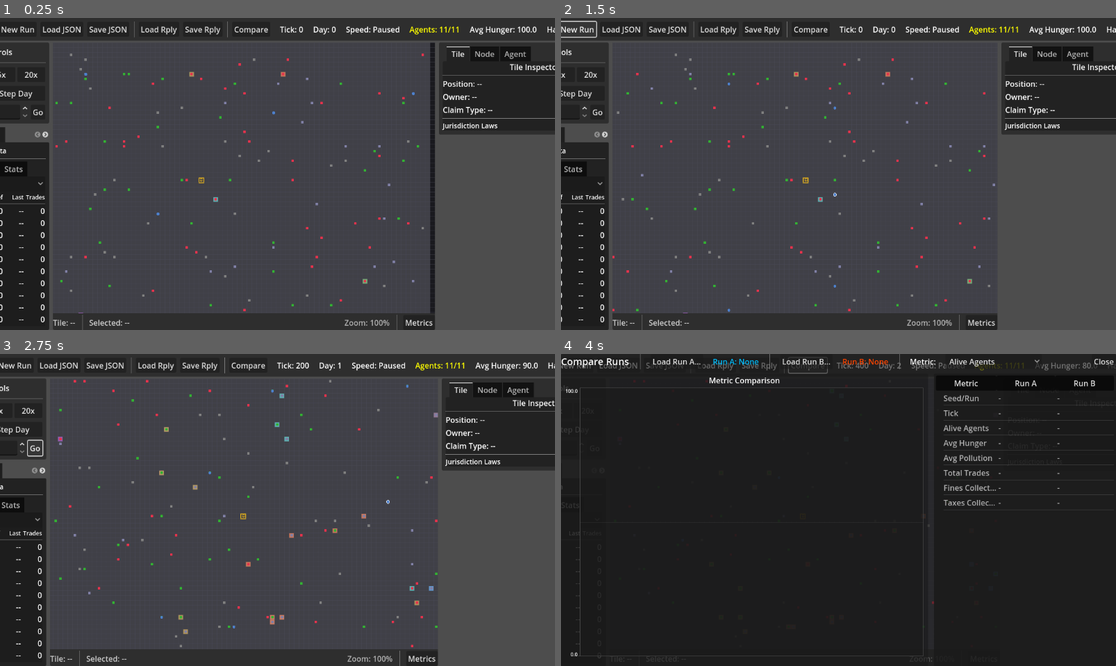
Above: before the commit, frames 1-4 (two rows, left to right).
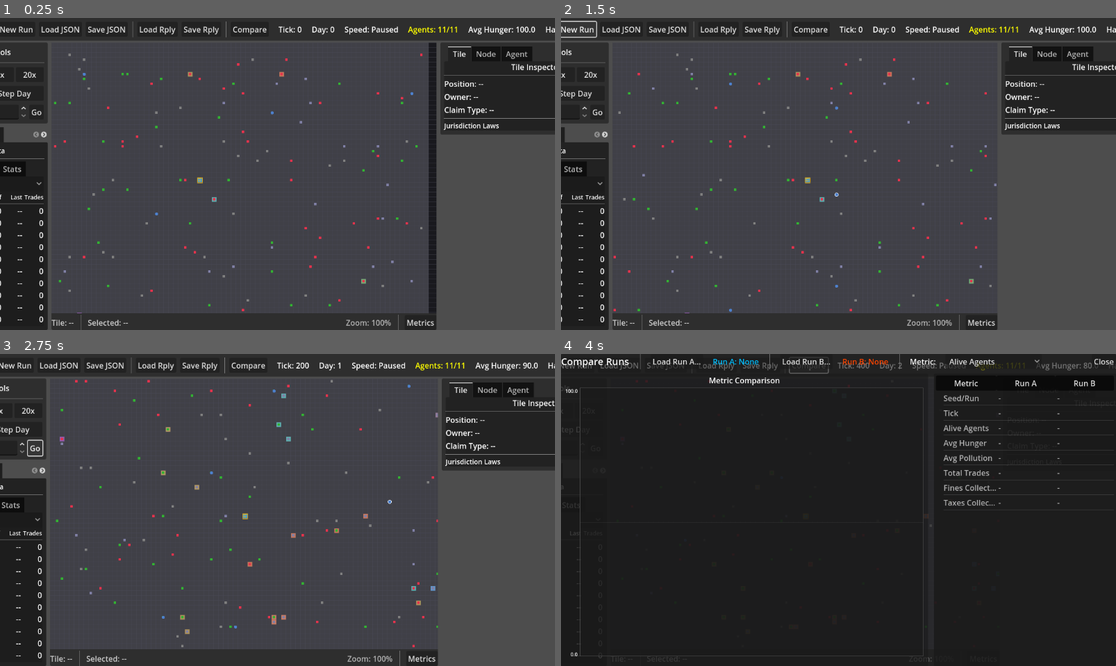
Above: after the commit, the same moments.

Repository: dfrer/societies
Game: Godot game, scene res://viz/visualizer_main.tscn
The game is run twice, just before and just after one commit, with the same random seed, the same clock (stepped at 60 frames per second) and the same inputs.
Inputs:
- Up to frame 1 (0.25 s): no input
- Up to frame 2 (1.5 s): click "New Run" at 0.5 s; click "New Run" at 1.25 s
- Up to frame 3 (2.75 s): click "Go" at 2 s
- Up to frame 4 (4 s): click "Go" at 2.75 s; click "Compare" at 3.5 s

The runs differ from the first frame. In frame 1, 4.3% of the frame differs, in the area x 0-100%, y 1-100%; in frame 2, 0.7%; in frame 3, 0.8%; in frame 4, 0.6%.
Error after the commit: Trying to assign a value of type "PackedStringArray" to a variable of type "Array[String]". (res://sim/claims_system.gd:57)

Commit message:
Fix claims system type annotations

Diff:
--- /dev/null
+++ b/sim/claims_system.gd
@@ -0,0 +1,90 @@
+## ClaimsSystem - expands organization claims and assigns zoning
+class_name ClaimsSystem
+extends ISimSystem
+
+func tick(sim: RefCounted, state: SimState) -> void:
+	pass
+
+func tick_daily(sim: RefCounted, state: SimState) -> void:
+	if state.organizations.is_empty():
+		return
+	for organization in state.organizations:
+		_expand_claims_for_organization(organization, state)
+
+func _expand_claims_for_organization(organization: Organization, state: SimState) -> void:
+	var owner_id := organization.get_owner_id()
+	_ensure_town_center_claimed(organization, state, owner_id)
+
+	var claims_per_day := state.get_tuning_int("organization_claims_per_day", 4)
+	var max_radius := state.get_tuning_int("organization_claim_radius", 12)
+	if claims_per_day <= 0:
+		return
+
+	var claims: Array = state.world.get_claims_by_owner().get(owner_id, [])
+	if claims.is_empty():
+		return
+
+	var claimed_lookup: Dictionary = {}
+	for claim in claims:
+		claimed_lookup[_key(claim.x, claim.y)] = true
+
+	for i in range(claims_per_day):
+		var candidate := _find_next_claim_tile(organization, state, claimed_lookup, max_radius)
+		if candidate == Vector2i(-1, -1):
+			return
+		state.world.set_claim_owner(candidate.x, candidate.y, owner_id)
+		var dist := absi(candidate.x - organization.town_center.x) + absi(candidate.y - organization.town_center.y)
+		state.world.set_zone_tag(candidate.x, candidate.y, organization.get_zone_for_distance(dist))
+		claimed_lookup[_key(candidate.x, candidate.y)] = true
+
+		state.log_event("organization_tile_claimed", {
+			"organization_id": organization.id,
+			"pos": [candidate.x, candidate.y]
+		})
+
+func _ensure_town_center_claimed(organization: Organization, state: SimState, owner_id: int) -> void:
+	var center := organization.town_center
+	if not state.world.is_valid(center.x, center.y):
+		return
+	if state.world.get_claim_owner(center.x, center.y) != 0:
+		return
+	state.world.set_claim_owner(center.x, center.y, owner_id)
+	state.world.set_zone_tag(center.x, center.y, "town_center")
+
+func _find_next_claim_tile(organization: Organization, state: SimState, claimed_lookup: Dictionary, max_radius: int) -> Vector2i:
+	var candidates: Dictionary = {}
+	for key in claimed_lookup.keys():
+		var parts: Array[String] = str(key).split(",")
+		var x := int(parts[0])
+		var y := int(parts[1])
+		for offset in [Vector2i(1, 0), Vector2i(-1, 0), Vector2i(0, 1), Vector2i(0, -1)]:
+			var nx: int = x + offset.x
+			var ny: int = y + offset.y
+			if not state.world.is_valid(nx, ny):
+				continue
+			if state.world.is_claimed(nx, ny):
+				continue
+			var dist := absi(nx - organization.town_center.x) + absi(ny - organization.town_center.y)
+			if dist > max_radius:
+				continue
+			var candidate_key := _key(nx, ny)
+			if candidates.has(candidate_key):
+				continue
+			candidates[candidate_key] = {"x": nx, "y": ny, "dist": dist}
+
+	if candidates.is_empty():
+		return Vector2i(-1, -1)
+
+	var ordered: Array = candidates.values()
+	ordered.sort_custom(func(a, b):
+		if a["dist"] == b["dist"]:
+			if a["x"] == b["x"]:
+				return a["y"] < b["y"]
+			return a["x"] < b["x"]
+		return a["dist"] < b["dist"]
+	)
+	var best: Dictionary = ordered[0]
+	return Vector2i(int(best["x"]), int(best["y"]))
+
+func _key(x: int, y: int) -> String:
+	return "%d,%d" % [x, y]
--- a/sim/communal_projects_system.gd
+++ b/sim/communal_projects_system.gd
@@ -18,7 +18,9 @@
 	"farm": {"Planks": 10, "Berries": 5},
 	"road": {"Planks": 8},
 	"wall": {"Planks": 12, "MetalIngot": 2},
-	"town_hall": {"Planks": 30, "MetalIngot": 10}
+	"town_hall": {"Planks": 30, "MetalIngot": 10},
+	"stockpile": {"Planks": 12, "Stone": 6},
+	"shelter": {"Planks": 20, "Stone": 10}
 }
 
 func _init() -> void:
@@ -126,6 +128,10 @@
 			workshop.built_by = project.initiator_id
 			workshop.build_start_tick = project.started_tick
 			workshop.build_ticks_remaining = 0  # Already built
+			var org := state.get_organization(project.faction_id)
+			if org:
+				workshop.owner_id = org.get_owner_id()
+				workshop.access_policy = "public"
 			world.add_workshop(workshop)
 
 		"farm":
@@ -144,6 +150,24 @@
 		"wall":
 			# Walls could provide defense (not implemented yet)
 			pass
+
+		"stockpile":
+			var org := state.get_organization(project.faction_id)
+			var owner_id := 0
+			if org:
+				owner_id = org.get_owner_id()
+			var capacity := state.get_tuning_int("stockpile_capacity", 150)
+			var structure := state.structures.add_stockpile(project.pos_x, project.pos_y, owner_id, capacity)
+			if org:
+				org.add_stockpile_access(structure.id)
+
+		"shelter":
+			var org := state.get_organization(project.faction_id)
+			var owner_id := 0
+			if org:
+				owner_id = org.get_owner_id()
+			var capacity := state.get_tuning_int("shelter_capacity", 4)
+			state.structures.add_shelter(project.pos_x, project.pos_y, owner_id, capacity)
 
 		"town_hall":
 			# Mark the faction home position with the town hall
@@ -177,6 +201,10 @@
 			return maxi(1, int(tuning.get("project_build_ticks_wall", default_ticks)))
 		"town_hall":
 			return maxi(1, int(tuning.get("project_build_ticks_town_hall", default_ticks)))
+		"stockpile":
+			return maxi(1, int(tuning.get("project_build_ticks_stockpile", default_ticks)))
+		"shelter":
+			return maxi(1, int(tuning.get("project_build_ticks_shelter", default_ticks)))
 	return default_ticks
 
 ## Get a project by ID
--- /dev/null
+++ b/sim/organizations.gd
@@ -0,0 +1,187 @@
+## Organization - shared planning entity for settlement-scale decisions
+class_name Organization
+extends RefCounted
+
+var id: int = 0
+var name: String = ""
+var members: Array = [] # Array[int]
+var stockpile_ids: Array = [] # Array[int]
+var treasury: int = 0
+var town_center: Vector2i = Vector2i.ZERO
+
+var zoning_radii: Dictionary = {
+	"town_center": 0,
+	"shelter": 3,
+	"stockpile": 5,
+	"workshop": 7,
+	"residential": 10
+}
+
+func _init() -> void:
+	members = []
+	stockpile_ids = []
+
+func init_organization(org_id: int, org_name: String, center: Vector2i, seed_treasury: int) -> void:
+	id = org_id
+	name = org_name
+	town_center = center
+	treasury = seed_treasury
+
+func add_member(agent_id: int) -> void:
+	if agent_id in members:
+		return
+	members.append(agent_id)
+	members.sort()
+
+func remove_member(agent_id: int) -> void:
+	var idx := members.find(agent_id)
+	if idx >= 0:
+		members.remove_at(idx)
+
+func has_member(agent_id: int) -> bool:
+	return agent_id in members
+
+func add_stockpile_access(structure_id: int) -> void:
+	if structure_id in stockpile_ids:
+		return
+	stockpile_ids.append(structure_id)
+	stockpile_ids.sort()
+
+func get_owner_id() -> int:
+	return World.organization_owner_id(id)
+
+func get_zone_for_distance(distance: int) -> String:
+	if distance <= zoning_radii.get("town_center", 0):
+		return "town_center"
+	if distance <= zoning_radii.get("shelter", 3):
+		return "shelter"
+	if distance <= zoning_radii.get("stockpile", 5):
+		return "stockpile"
+	if distance <= zoning_radii.get("workshop", 7):
+		return "workshop"
+	return "residential"
+
+func plan_daily(state: SimState) -> void:
+	if members.is_empty():
+		return
+	var members_per_stockpile := state.get_tuning_int("organization_stockpile_members_per", 6)
+	var members_per_workshop := state.get_tuning_int("organization_workshop_members_per", 10)
+	var members_per_shelter := state.get_tuning_int("organization_shelter_members_per", 4)
+	var stockpile_target := maxi(1, int(ceil(float(members.size()) / float(members_per_stockpile))))
+	var workshop_target := maxi(1, int(ceil(float(members.size()) / float(members_per_workshop))))
+	var shelter_target := maxi(1, int(ceil(float(members.size()) / float(members_per_shelter))))
+
+	var owner_id := get_owner_id()
+	var stockpile_count := _count_structures_of_type(state, StructureState.TYPE_STOCKPILE, owner_id)
+	var shelter_count := _count_structures_of_type(state, StructureState.TYPE_SHELTER, owner_id)
+	var workshop_count := _count_workshops(state, owner_id)
+
+	var stockpile_projects := _count_active_projects(state, "stockpile")
+	var workshop_projects := _count_active_projects(state, "workshop")
+	var shelter_projects := _count_active_projects(state, "shelter")
+
+	if stockpile_count + stockpile_projects < stockpile_target:
+		_spawn_project(state, "stockpile", "stockpile")
+	if workshop_count + workshop_projects < workshop_target:
+		_spawn_project(state, "workshop", "workshop")
+	if shelter_count + shelter_projects < shelter_target:
+		_spawn_project(state, "shelter", "shelter")
+
+func _count_structures_of_type(state: SimState, structure_type: String, owner_id: int) -> int:
+	var count := 0
+	for structure in state.structures.structures:
+		if structure.structure_type == structure_type and structure.owner_id == owner_id:
+			count += 1
+	return count
+
+func _count_workshops(state: SimState, owner_id: int) -> int:
+	var count := 0
+	for workshop in state.world.workshops:
+		if workshop.owner_id == owner_id:
+			count += 1
+	return count
+
+func _count_active_projects(state: SimState, project_type: String) -> int:
+	var count := 0
+	for project in state.communal_projects.projects:
+		if project.project_type != project_type:
+			continue
+		if project.faction_id != id:
+			continue
+		if project.is_active():
+			count += 1
+	return count
+
+func _spawn_project(state: SimState, project_type: String, zone_tag: String) -> void:
+	var site := _find_zoned_site(state, zone_tag)
+	if site == Vector2i(-1, -1):
+		return
+	state.communal_projects.start_project(id, project_type, site.x, site.y, 0, state.tick, state)
+	state.log_event("organization_project_planned", {
+		"organization_id": id,
+		"project_type": project_type,
+		"pos": [site.x, site.y]
+	})
+
+func _find_zoned_site(state: SimState, zone_tag: String) -> Vector2i:
+	var claims: Array = state.world.get_claims_by_owner().get(get_owner_id(), [])
+	if claims.is_empty():
+		return Vector2i(-1, -1)
+	var candidates := []
+	for pos in claims:
+		if state.world.get_zone_tag(pos.x, pos.y) != zone_tag:
+			continue
+		if _is_tile_occupied(state, pos.x, pos.y):
+			continue
+		var dist := absi(pos.x - town_center.x) + absi(pos.y - town_center.y)
+		candidates.append({"x": pos.x, "y": pos.y, "dist": dist})
+	if candidates.is_empty():
+		return Vector2i(-1, -1)
+	candidates.sort_custom(func(a, b):
+		if a["dist"] == b["dist"]:
+			if a["x"] == b["x"]:
+				return a["y"] < b["y"]
+			return a["x"] < b["x"]
+		return a["dist"] < b["dist"]
+	)
+	var best: Dictionary = candidates[0]
+	return Vector2i(int(best["x"]), int(best["y"]))
+
+func _is_tile_occupied(state: SimState, x: int, y: int) -> bool:
+	for structure in state.structures.structures:
+		if structure.pos_x == x and structure.pos_y == y:
+			return true
+	for workshop in state.world.workshops:
+		if workshop.pos_x == x and workshop.pos_y == y:
+			return true
+	for project in state.communal_projects.projects:
+		if project.is_active() and project.pos_x == x and project.pos_y == y:
+			return true
+	return false
+
+func to_dict() -> Dictionary:
+	return {
+		"id": id,
+		"name": name,
+		"members": members.duplicate(),
+		"stockpile_ids": stockpile_ids.duplicate(),
+		"treasury": treasury,
+		"town_center_x": town_center.x,
+		"town_center_y": town_center.y,
+		"zoning_radii": zoning_radii.duplicate(true)
+	}
+
+static func from_dict(d: Dictionary) -> Organization:
+	var org := Organization.new()
+	org.id = int(d.get("id", 0))
+	org.name = d.get("name", "")
+	org.members = []
+	for member_id in d.get("members", []):
+		org.members.append(int(member_id))
+	org.stockpile_ids = []
+	for structure_id in d.get("stockpile_ids", []):
+		org.stockpile_ids.append(int(structure_id))
+	org.treasury = int(d.get("treasury", 0))
+	org.town_center = Vector2i(int(d.get("town_center_x", 0)), int(d.get("town_center_y", 0)))
+	org.zoning_radii = d.get("zoning_radii", org.zoning_radii).duplicate(true)
+	return org
--- a/sim/sim.gd
+++ b/sim/sim.gd
@@ -14,6 +14,8 @@
 	pipeline = SimPipeline.new()
 	pipeline.add_system(EnvironmentSystem.new())
 	pipeline.add_system(EconomySystem.new())
+	pipeline.add_system(ClaimsSystem.new())
+	pipeline.add_system(OrganizationsSystem.new())
 	pipeline.add_system(JobBoardSystem.new())
 	pipeline.add_system(GovernanceSystem.new())
 	pipeline.add_system(MetricsSystem.new())
@@ -60,6 +62,8 @@
 		var role := "crafter" if roll < crafter_ratio else "gatherer"
 		var npc := _create_agent(false, role)
 		state.add_agent(npc)
+
+	_init_organization()
 
 	# Claim some tiles for early agents (for testing enforcement)
 	_claim_starting_tiles()
@@ -222,6 +226,18 @@
 					agent_laws.init_from_tuning(state.tuning)
 					state.laws_by_owner[agent.id] = agent_laws
 				break
+
+func _init_organization() -> void:
+	var center := Vector2i(state.get_tuning_int("market_pos_x", 0), state.get_tuning_int("market_pos_y", 0))
+	var org := Organization.new()
+	org.init_organization(state.next_organization_id, "Settlement", center, state.get_tuning_int("organization_starting_treasury", 200))
+	state.next_organization_id += 1
+	for agent in state.agents:
+		org.add_member(agent.id)
+	state.organizations.append(org)
+	if state.world.is_valid(center.x, center.y) and state.world.get_claim_owner(center.x, center.y) == 0:
+		state.world.set_claim_owner(center.x, center.y, org.get_owner_id())
+		state.world.set_zone_tag(center.x, center.y, "town_center")
 
 ## Run simulation for n ticks
 func step(n: int = 1) -> void:
--- a/sim/sim_state.gd
+++ b/sim/sim_state.gd
@@ -19,6 +19,7 @@
 var laws_by_owner: Dictionary = {}  # owner_id -> Laws
 var metrics_history: Array = []  # Array of snapshot dictionaries
 var factions: Array = []
+var organizations: Array = []
 var tuning: Dictionary = {}
 var tuning_config: TuningConfig = null
 var items: Dictionary = {}
@@ -28,6 +29,7 @@
 var decision_traces: Array = [] # Array[Dictionary]
 var next_agent_id: int = 1
 var next_faction_id: int = 1001
+var next_organization_id: int = 2001
 var next_workshop_id: int = 1
 var next_node_id: int = 1
 var next_intent_id: int = 1
@@ -47,6 +49,7 @@
 	job_board = JobBoard.new()
 	structures = Structures.new()
 	tuning_config = TuningConfig.new()
+	organizations = []
 
 ## Get laws for a jurisdiction owner
 func get_laws(owner_id: int) -> Laws:
@@ -114,6 +117,10 @@
 	var factions_data := []
 	for faction in factions:
 		factions_data.append(faction.to_dict())
+
+	var organizations_data := []
+	for organization in organizations:
+		organizations_data.append(organization.to_dict())
 
 	var recipes_data := {}
 	for recipe_id in recipes:
@@ -138,6 +145,7 @@
 		"structures": structures.to_dict(),
 		"laws_by_owner": laws_data,
 		"factions": factions_data,
+		"organizations": organizations_data,
 		"metrics_history": _sanitize_metrics_for_serialization(metrics_history),
 		"tuning": _sanitize_tuning_for_serialization(tuning),
 		"items": _sanitize_items_for_serialization(items),
@@ -146,6 +154,7 @@
 		"decision_traces": _sanitize_decision_traces_for_serialization(decision_traces),
 		"next_agent_id": next_agent_id,
 		"next_faction_id": next_faction_id,
+		"next_organization_id": next_organization_id,
 		"next_workshop_id": next_workshop_id,
 		"next_node_id": next_node_id,
 		"next_intent_id": next_intent_id,
@@ -317,6 +326,10 @@
 	for faction_data in d.get("factions", []):
 		state.factions.append(Faction.from_dict(faction_data))
 
+	state.organizations = []
+	for organization_data in d.get("organizations", []):
+		state.organizations.append(Organization.from_dict(organization_data))
+
 	# Convert tuning values - integers, floats, and bools as appropriate
 	state.tuning = state._sanitize_tuning_for_serialization(d.get("tuning", {}))
 	state.tuning_config = TuningConfig.new()
@@ -332,6 +345,7 @@
 
 	state.next_agent_id = int(d.get("next_agent_id", 1))
 	state.next_faction_id = int(d.get("next_faction_id", 1001))
+	state.next_organization_id = int(d.get("next_organization_id", 2001))
 	state.next_workshop_id = int(d.get("next_workshop_id", 1))
 	state.next_node_id = int(d.get("next_node_id", 1))
 	state.next_intent_id = int(d.get("next_intent_id", 1))
@@ -395,6 +409,12 @@
 func get_agent(agent_id: int) -> Agent:
 	return agent_by_id.get(agent_id, null)
 
+func get_organization(organization_id: int) -> Organization:
+	for organization in organizations:
+		if organization.id == organization_id:
+			return organization
+	return null
+
 ## Add an agent and update lookup
 func add_agent(agent: Agent) -> void:
 	agents.append(agent)
--- a/sim/structure_state.gd
+++ b/sim/structure_state.gd
@@ -3,6 +3,7 @@
 extends RefCounted
 
 const TYPE_STOCKPILE := "stockpile"
+const TYPE_SHELTER := "shelter"
 
 var id: int = 0
 var structure_type: String = TYPE_STOCKPILE
--- a/sim/structures.gd
+++ b/sim/structures.gd
@@ -10,6 +10,18 @@
 	state.id = next_structure_id
 	next_structure_id += 1
 	state.structure_type = StructureState.TYPE_STOCKPILE
+	state.pos_x = pos_x
+	state.pos_y = pos_y
+	state.owner_id = owner_id
+	state.capacity = capacity
+	structures.append(state)
+	return state
+
+func add_shelter(pos_x: int, pos_y: int, owner_id: int, capacity: int) -> StructureState:
+	var state := StructureState.new()
+	state.id = next_structure_id
+	next_structure_id += 1
+	state.structure_type = StructureState.TYPE_SHELTER
 	state.pos_x = pos_x
 	state.pos_y = pos_y
 	state.owner_id = owner_id
--- /dev/null
+++ b/sim/systems/organizations_system.gd
@@ -0,0 +1,9 @@
+class_name OrganizationsSystem
+extends ISimSystem
+
+func tick(sim: RefCounted, state: SimState) -> void:
+	pass
+
+func tick_daily(sim: RefCounted, state: SimState) -> void:
+	for organization in state.organizations:
+		organization.plan_daily(state)
--- a/sim/tuning.gd
+++ b/sim/tuning.gd
@@ -172,6 +172,16 @@
 	_add_schema("sales_tax_rate_min", "int", false, 0, 0, 100, "Minimum sales tax rate")
 	_add_schema("sales_tax_rate_max", "int", false, 20, 0, 100, "Maximum sales tax rate")
 
+	# Organizations
+	_add_schema("organization_starting_treasury", "int", false, 200, 0, 100000, "Initial organization treasury seed")
+	_add_schema("organization_claims_per_day", "int", false, 4, 0, 100, "Claims per day for organization expansion")
+	_add_schema("organization_claim_radius", "int", false, 12, 1, 200, "Max radius for organization claims")
+	_add_schema("organization_stockpile_members_per", "int", false, 6, 1, 100, "Members per stockpile target")
+	_add_schema("organization_workshop_members_per", "int", false, 10, 1, 200, "Members per workshop target")
+	_add_schema("organization_shelter_members_per", "int", false, 4, 1, 100, "Members per shelter target")
+	_add_schema("stockpile_capacity", "int", false, 150, 1, 10000, "Default stockpile capacity")
+	_add_schema("shelter_capacity", "int", false, 4, 1, 1000, "Default shelter capacity")
+
 	# Factions
 	_add_schema("faction_found_min_money", "int", true, 80, 0, 10000, "Min money to found faction")
 	_add_schema("faction_found_min_grievance", "float", true, 0.5, 0, 1, "Min grievance to found faction")
--- a/sim/world/world.gd
+++ b/sim/world/world.gd
@@ -18,6 +18,9 @@
 ## 0 = no road, 1 = dirt road, 2 = paved road
 var roads: Array[int] = []
 
+## Zoning tags per tile (flat array, same indexing)
+var zone_tags: Array[String] = []
+
 ## Resource nodes
 var resource_nodes: Array[ResourceNode] = []
 var _nodes_by_id: Dictionary = {}  # id -> ResourceNode
@@ -33,6 +36,7 @@
 
 ## Faction owner ID offset (faction_id + this = owner_id)
 const FACTION_OWNER_OFFSET := 1000000
+const ORGANIZATION_OWNER_OFFSET := 2000000
 
 # ============================================
 # INITIALIZATION
@@ -51,6 +55,8 @@
 	tiles.fill(0)
 	roads.resize(w * h)
 	roads.fill(0)
+	zone_tags.resize(w * h)
+	zone_tags.fill("")
 
 # ============================================
 # TILE QUERY
@@ -165,6 +171,17 @@
 ## Check if tile is claimed
 func is_claimed(x: int, y: int) -> bool:
 	return get_claim_owner(x, y) > 0
+
+## Get zoning tag at position
+func get_zone_tag(x: int, y: int) -> String:
+	if not is_valid(x, y):
+		return ""
+	return zone_tags[_tile_index(x, y)]
+
+## Set zoning tag at position
+func set_zone_tag(x: int, y: int, tag: String) -> void:
+	if is_valid(x, y):
+		zone_tags[_tile_index(x, y)] = tag
 
 ## Get road status at position
 func get_road(x: int, y: int) -> int:
@@ -281,6 +298,18 @@
 static func owner_id_for_faction(faction_id: int) -> int:
 	return faction_owner_id(faction_id)
 
+## Check if owner_id represents an organization
+static func is_organization_owner(owner_id: int) -> bool:
+	return owner_id >= ORGANIZATION_OWNER_OFFSET
+
+## Extract organization_id from owner_id
+static func organization_id_from_owner(owner_id: int) -> int:
+	return owner_id - ORGANIZATION_OWNER_OFFSET
+
+## Create organization owner_id from organization_id
+static func organization_owner_id(organization_id: int) -> int:
+	return organization_id + ORGANIZATION_OWNER_OFFSET
+
 # ============================================
 # SERIALIZATION
 # ============================================
@@ -306,6 +335,7 @@
 		"pollution": pollution_data,
 		"tiles": tiles.duplicate(),
 		"roads": roads.duplicate(),
+		"zone_tags": zone_tags.duplicate(),
 		"resource_nodes": nodes_data,
 		"workshops": workshops_data,
 		"next_node_id": next_node_id
@@ -347,6 +377,16 @@
 		world.roads.resize(world.width * world.height)
 		world.roads.fill(0)
 
+	# Load zone tags
+	var zone_data: Array = d.get("zone_tags", [])
+	world.zone_tags.resize(zone_data.size())
+	for i in range(zone_data.size()):
+		world.zone_tags[i] = str(zone_data[i])
+
+	if world.zone_tags.is_empty():
+		world.zone_tags.resize(world.width * world.height)
+		world.zone_tags.fill("")
+
 	# Load resource nodes
 	world.resource_nodes = []
 	world._nodes_by_id = {}
